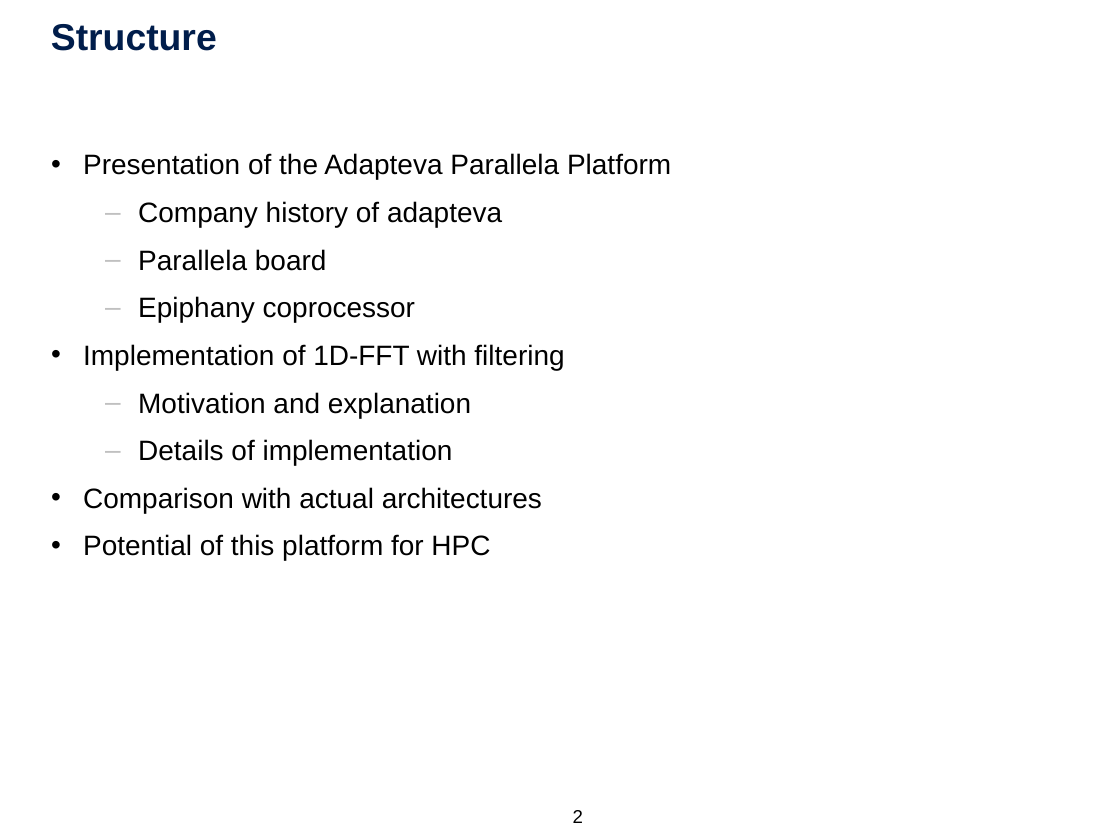
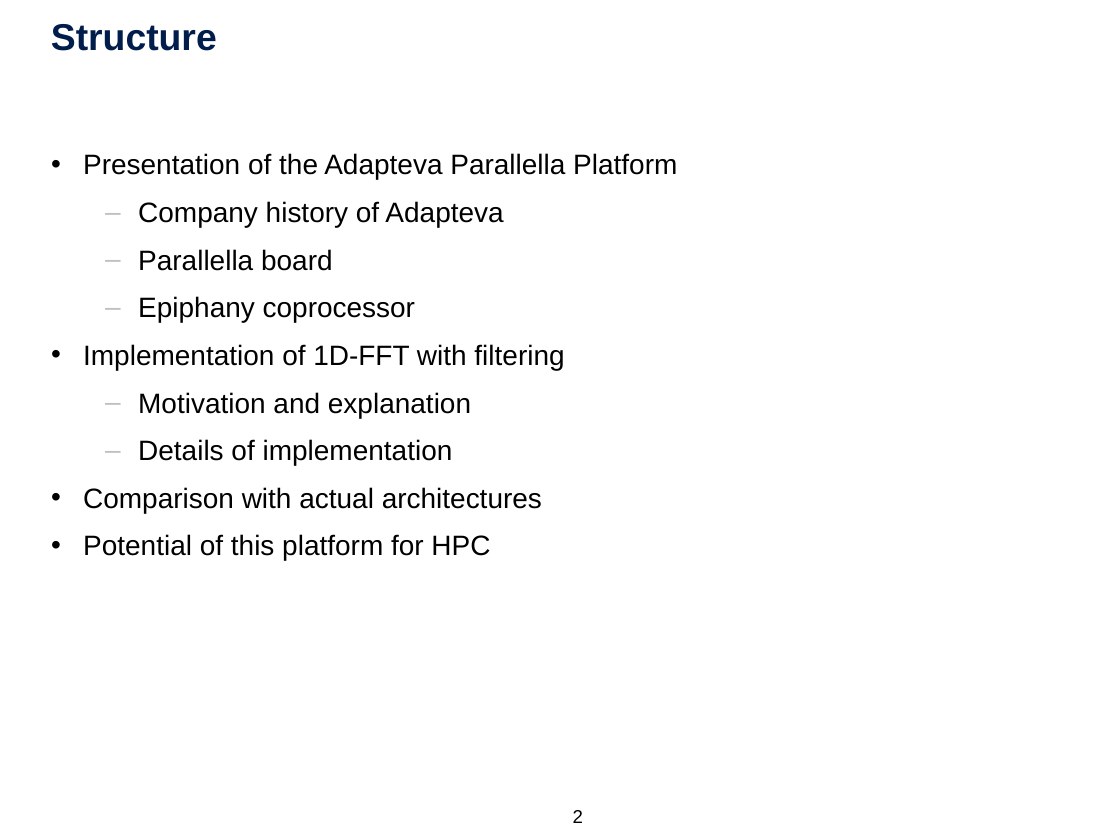
Before and after one commit to tobiashuste/parallella-hauptseminar, a slide deck: slide 2 of presentation/praesentation.pptx. Drawn at 1120x840 pixels with LibreOffice and Linux fonts; fonts in the diff are those of the drawing; background and template pictures are left out. Boxes give left, top, right and bottom in pixels: in the first picture for what was removed or moved away, otherwise in the second. Text is boxed around its words. In the diff, an @@ line names an element or a change of style, - is before the commit and + after.

```diff
--- a/presentation/praesentation.pptx
+++ b/presentation/praesentation.pptx
@@ text at box(83, 153, 677, 271): text changed @@
-  • Presentation of the Adapteva Parallela Platform
-    – Company history of adapteva
-    – Parallela board
+  • Presentation of the Adapteva Parallella Platform
+    – Company history of Adapteva
+    – Parallella board
```
Also in this commit, not shown: 4 other slides changed.
